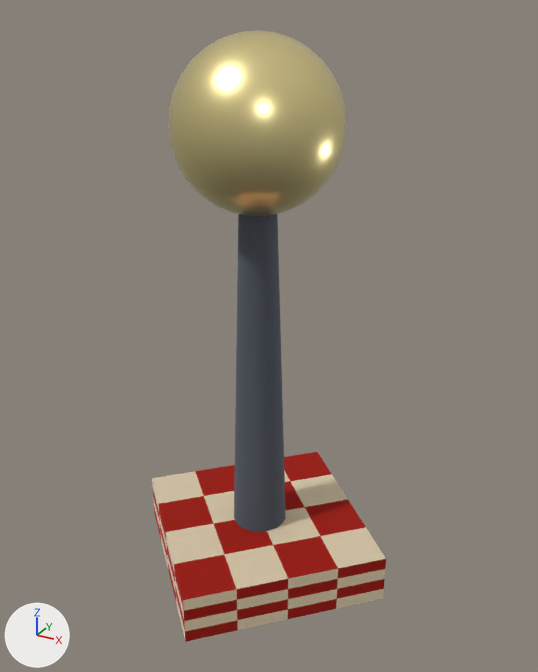
Renders of the glTF model tests/fixtures/models/lamp-post.glb from each side of a commit.
The view is the same before and after, from a camera (50 mm lens) standing at (2.57, -4.5, 4.33) and looking at (0.08, 0.02, 2.06). The lights are fixed; the arrows at lower left show +X, +Y and +Z. The older version comes first. Where no turn or scale is listed for an object, it has been applied to the vertices. Vertices at exactly the same position are counted once.

Names of what the first picture shows: 'Base', 'Lamp', 'Post'.
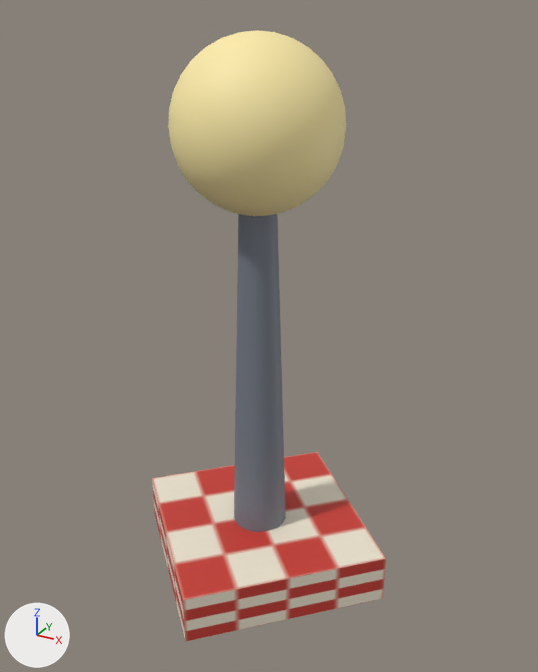
What differs and where, as boxes (x1, y1, x2, y2) in the pictures (538 x 672 px):
'Base', recoloured: (152, 452, 386, 642) in both
'Post', recoloured (lighter): (234, 214, 286, 532) in both
part 1 of me_lamp, added: after (241, 30, 269, 33)

The change, as a list of edits to the scene's bpy script:
```text
Add mat_base:
    mat_base = principled_material('Base')
    mat_base.texture = img_image_0
    mat_base.roughness = 0.6
Add mat_post:
    mat_post = principled_material('Post')
    mat_post.base_color = (0.18, 0.2, 0.24)  # grey #767c86
    mat_post.roughness = 0.6
Add mat_lamp:
    mat_lamp = principled_material('Lamp')
    mat_lamp.base_color = (1.0, 0.85, 0.4)  # beige #ffedaa
    mat_lamp.roughness = 0.6
Change me_lamp:
    used by ob_lamp; location = (0.0, 0.0, 3.6)
    remove me_lamp.from_pydata(...)  # 401 vertices, 744 faces; spans x -0.6..0.6, y -0.6..0.6, z -0.6..0.6
    remove me_lamp.materials.append(mat_glass)  # beige #ffedaa
    add me_lamp.from_pydata(...)  # 425 vertices, 768 faces; spans x -0.6..0.6, y -0.6..0.6, z -0.6..0.6
    me_lamp part 1: 24 vertices added at x 0.0, y 0.0, z 0.6
    add me_lamp.materials.append(mat_lamp)  # beige #ffedaa
Change me_post:
    where me_post.from_pydata(...)  # 42 vertices, 40 faces; spans x -0.22..0.22, y -0.22..0.22, z 0.0..3.2
    remove me_post.materials.append(mat_iron)  # grey #767c86
    add me_post.materials.append(mat_post)  # grey #767c86
Change me_base:
    where me_base.from_pydata(...)  # 8 vertices, 12 faces; spans x -1.13..1.13, y -1.13..1.13, z -0.2..0.2
    remove me_base.materials.append(mat_tiles)  # picture img_image_0
    add me_base.materials.append(mat_base)  # picture img_image_0
```
